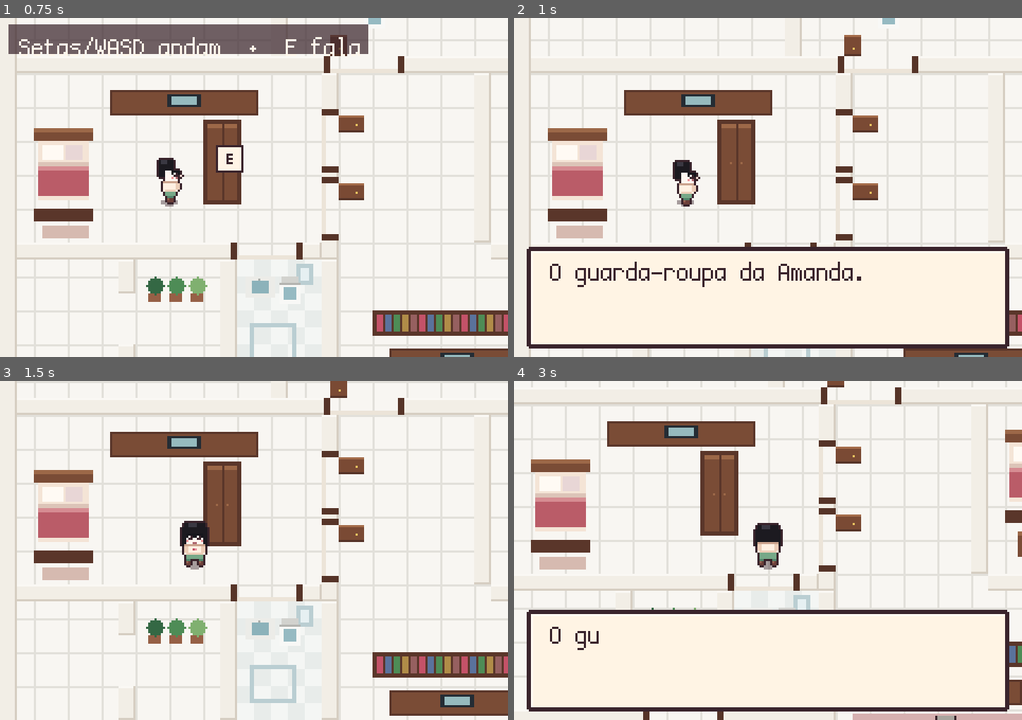
Above: before the commit, frames 1-4 (two rows, left to right).
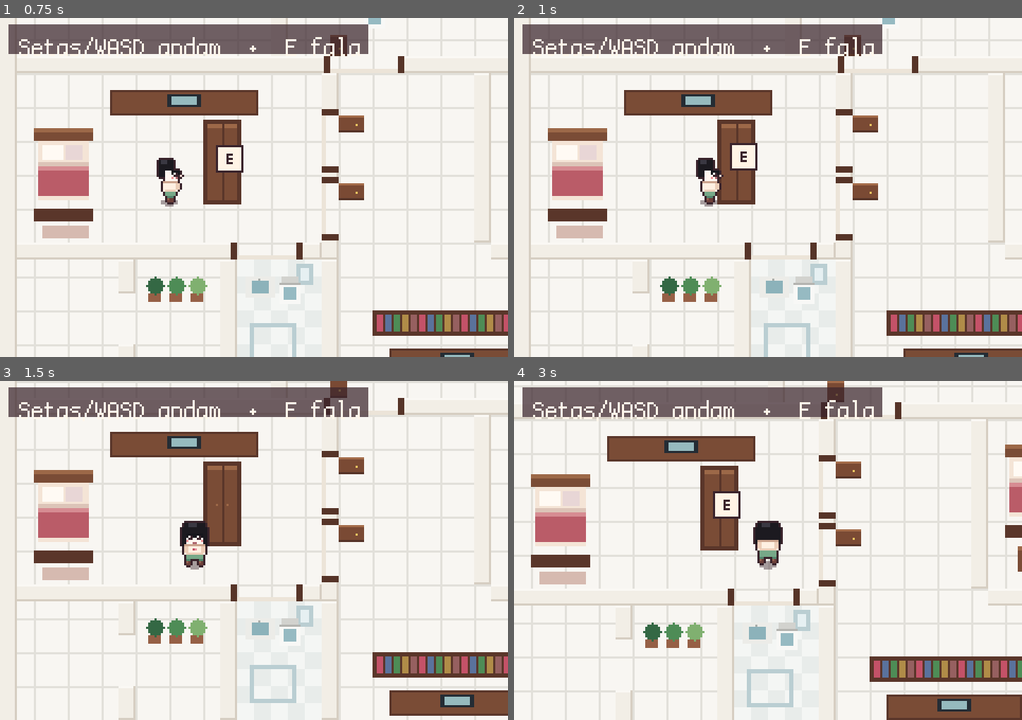
Above: after the commit, the same moments.

Repository: xandevmferreira/xandevmferreira
Game: Godot game, scene res://scenes/casa/casa.tscn
Two runs of this game, one before a commit and one after it. Both use one fixed random seed, a clock stepped at 60 frames per second and the inputs below.
Inputs (mouse positions are in pixels of both pictures, inside the frame that each line leads up to):
- Up to frame 1 (0.75 s): tap Enter at 0.5 s; move the mouse to (365, 170) at 0.52 s; hold D (move_right) from 0.53 s (still down); hold E (interact) from 0.53 s (still down); click (365, 170) at 0.67 s
- Up to frame 2 (1 s): keep holding D (move_right); keep holding E (interact); tap Space at 0.77 s; tap Z at 0.8 s
- Up to frame 3 (1.5 s): tap Space at 1.07 s; move the mouse to (152, 567) at 1.27 s; release D (move_right) at 1.28 s; release E (interact) at 1.28 s; hold S (move_down) from 1.28 s (still down); tap Z at 1.35 s
- Up to frame 4 (3 s): tap Space at 1.52, 1.82, 2 s; tap Enter at 1.55, 2.1 s; move the mouse to (818, 475) at 2.02 s; release S (move_down) at 2.03 s; hold D (move_right) 2.03-2.78 s; tap Keypad Enter at 2.3, 2.85 s; move the mouse to (742, 618) at 2.77 s; hold W (move_up) from 2.78 s (still down); click (742, 618) at 2.92 s

Frame 1 is identical in both runs. In frame 2, 16% of the frame differs, in the area x 1-98%, y 1-98%; in frame 3, 5.6%; in frame 4, 29%, in the area x 0-100%, y 0-100%.

Commit message:
Nomeia as falas e abre o consultório depois da UFPA.
As pessoas falam com o nome. Os textos descritivos saem do jogo. No consultório a Amanda passa café, atende o paciente e a Eli entrega o biscoito e o terceiro pedaço do coração.

Co-authored-by: Alexandre Ferreira <xandevmferreira@users.noreply.github.com>

Diff:
--- a/scenes/casa/casa.tscn
+++ b/scenes/casa/casa.tscn
@@ -93,17 +93,6 @@
 position = Vector2(0, -3)
 shape = SubResource("RectangleShape2D_vaso")
 
-[node name="Talk" type="Area2D" parent="Props/Plant"]
-position = Vector2(0, -6)
-collision_layer = 4
-collision_mask = 0
-monitoring = false
-script = ExtResource("6_falar")
-dialogue_id = "planta"
-
-[node name="CollisionShape2D" type="CollisionShape2D" parent="Props/Plant/Talk"]
-shape = SubResource("RectangleShape2D_planta")
-
 [node name="Talkers" type="Node2D" parent="."]
 
 [node name="Cama" type="Area2D" parent="Talkers"]
@@ -117,28 +106,6 @@
 [node name="CollisionShape2D" type="CollisionShape2D" parent="Talkers/Cama"]
 shape = SubResource("RectangleShape2D_cama")
 
-[node name="Piano" type="Area2D" parent="Talkers"]
-position = Vector2(28, 268)
-collision_layer = 4
-collision_mask = 0
-monitoring = false
-script = ExtResource("6_falar")
-dialogue_id = "piano"
-
-[node name="CollisionShape2D" type="CollisionShape2D" parent="Talkers/Piano"]
-shape = SubResource("RectangleShape2D_piano")
-
-[node name="Santos" type="Area2D" parent="Talkers"]
-position = Vector2(64, 259)
-collision_layer = 4
-collision_mask = 0
-monitoring = false
-script = ExtResource("6_falar")
-dialogue_id = "santos"
-
-[node name="CollisionShape2D" type="CollisionShape2D" parent="Talkers/Santos"]
-shape = SubResource("RectangleShape2D_santos")
-
 [node name="Sofa" type="Area2D" parent="Talkers"]
 position = Vector2(212, 254)
 collision_layer = 4
@@ -149,28 +116,6 @@
 
 [node name="CollisionShape2D" type="CollisionShape2D" parent="Talkers/Sofa"]
 shape = SubResource("RectangleShape2D_sofa")
-
-[node name="Cozinha" type="Area2D" parent="Talkers"]
-position = Vector2(420, 132)
-collision_layer = 4
-collision_mask = 0
-monitoring = false
-script = ExtResource("6_falar")
-dialogue_id = "cozinha"
-
-[node name="CollisionShape2D" type="CollisionShape2D" parent="Talkers/Cozinha"]
-shape = SubResource("RectangleShape2D_cozinha")
-
-[node name="Maquina" type="Area2D" parent="Talkers"]
-position = Vector2(408, 29)
-collision_layer = 4
-collision_mask = 0
-monitoring = false
-script = ExtResource("6_falar")
-dialogue_id = "maquina"
-
-[node name="CollisionShape2D" type="CollisionShape2D" parent="Talkers/Maquina"]
-shape = SubResource("RectangleShape2D_maquina")
 
 [node name="Mae" type="Area2D" parent="Talkers"]
 position = Vector2(374, 152)
--- /dev/null
+++ b/scenes/consultorio/consultorio.tscn
@@ -0,0 +1,102 @@
+[gd_scene load_steps=11 format=3 uid="uid://cconsultorio01"]
+
+[ext_resource type="Script" path="res://scripts/map.gd" id="1_map"]
+[ext_resource type="Texture2D" path="res://assets/maps/consultorio.png" id="2_mapa"]
+[ext_resource type="PackedScene" path="res://scenes/player/player.tscn" id="3_player"]
+[ext_resource type="Script" path="res://scripts/clinic.gd" id="4_clinica"]
+[ext_resource type="Texture2D" path="res://assets/sprites/paciente.png" id="5_paciente"]
+[ext_resource type="Texture2D" path="res://assets/sprites/eli.png" id="6_eli"]
+[ext_resource type="Script" path="res://scripts/feet_sprite.gd" id="7_pes"]
+[ext_resource type="Script" path="res://scripts/door.gd" id="8_porta"]
+
+[sub_resource type="RectangleShape2D" id="RectangleShape2D_pessoa"]
+size = Vector2(22, 18)
+
+[sub_resource type="RectangleShape2D" id="RectangleShape2D_cafe"]
+size = Vector2(36, 20)
+
+[sub_resource type="RectangleShape2D" id="RectangleShape2D_porta"]
+size = Vector2(28, 16)
+
+[node name="Consultorio" type="Node2D"]
+script = ExtResource("1_map")
+map_id = "clinica"
+
+[node name="Camera2D" type="Camera2D" parent="."]
+position = Vector2(120, 80)
+
+[node name="Background" type="Sprite2D" parent="."]
+texture_filter = 0
+texture = ExtResource("2_mapa")
+centered = false
+
+[node name="Walls" type="StaticBody2D" parent="."]
+collision_mask = 0
+
+[node name="Props" type="Node2D" parent="."]
+y_sort_enabled = true
+
+[node name="Player" parent="Props" instance=ExtResource("3_player")]
+position = Vector2(160, 148)
+
+[node name="Paciente" type="Area2D" parent="Props"]
+position = Vector2(78, 136)
+collision_layer = 4
+collision_mask = 0
+monitoring = false
+script = ExtResource("4_clinica")
+role = "paciente"
+
+[node name="Sprite" type="Sprite2D" parent="Props/Paciente"]
+texture_filter = 0
+texture = ExtResource("5_paciente")
+script = ExtResource("7_pes")
+
+[node name="CollisionShape2D" type="CollisionShape2D" parent="Props/Paciente"]
+position = Vector2(0, 6)
+shape = SubResource("RectangleShape2D_pessoa")
+
+[node name="Eli" type="Area2D" parent="Props"]
+position = Vector2(204, 120)
+collision_layer = 4
+collision_mask = 0
+monitoring = false
+script = ExtResource("4_clinica")
+role = "eli"
+
+[node name="Sprite" type="Sprite2D" parent="Props/Eli"]
+texture_filter = 0
+texture = ExtResource("6_eli")
+script = ExtResource("7_pes")
+
+[node name="CollisionShape2D" type="CollisionShape2D" parent="Props/Eli"]
+position = Vector2(0, 6)
+shape = SubResource("RectangleShape2D_pessoa")
+
+[node name="Cafe" type="Area2D" parent="."]
+position = Vector2(250, 96)
+collision_layer = 4
+collision_mask = 0
+monitoring = false
+script = ExtResource("4_clinica")
+role = "cafe"
+
+[node name="CollisionShape2D" type="CollisionShape2D" parent="Cafe"]
+shape = SubResource("RectangleShape2D_cafe")
+
+[node name="Door" type="Area2D" parent="."]
+position = Vector2(160, 176)
+collision_layer = 0
+collision_mask = 2
+monitorable = false
+script = ExtResource("8_porta")
+target_scene = "res://scenes/rua/rua.tscn"
+target_spawn = "from_clinica"
+
+[node name="CollisionShape2D" type="CollisionShape2D" parent="Door"]
+shape = SubResource("RectangleShape2D_porta")
+
+[node name="Spawns" type="Node2D" parent="."]
+
+[node name="default" type="Marker2D" parent="Spawns"]
+position = Vector2(160, 148)
--- a/scenes/rua/rua.tscn
+++ b/scenes/rua/rua.tscn
@@ -79,17 +79,6 @@
 position = Vector2(0, -3)
 shape = SubResource("RectangleShape2D_flores_solido")
 
-[node name="Talk" type="Area2D" parent="Props/Flowers"]
-position = Vector2(0, -4)
-collision_layer = 4
-collision_mask = 0
-monitoring = false
-script = ExtResource("10_falar")
-dialogue_id = "flores"
-
-[node name="CollisionShape2D" type="CollisionShape2D" parent="Props/Flowers/Talk"]
-shape = SubResource("RectangleShape2D_flores")
-
 [node name="Cat" type="Node2D" parent="Props"]
 position = Vector2(120, 162)
 
@@ -106,16 +95,6 @@
 [node name="CollisionShape2D" type="CollisionShape2D" parent="Props/Cat/Solid"]
 position = Vector2(0, -3)
 shape = SubResource("RectangleShape2D_gato_solido")
-
-[node name="Talk" type="Area2D" parent="Props/Cat"]
-collision_layer = 4
-collision_mask = 0
-monitoring = false
-script = ExtResource("10_falar")
-dialogue_id = "gato"
-
-[node name="CollisionShape2D" type="CollisionShape2D" parent="Props/Cat/Talk"]
-shape = SubResource("RectangleShape2D_gato")
 
 [node name="Bench" type="Node2D" parent="Props"]
 position = Vector2(230, 164)
@@ -218,3 +197,6 @@
 
 [node name="from_ufpa" type="Marker2D" parent="Spawns"]
 position = Vector2(340, 86)
+
+[node name="from_clinica" type="Marker2D" parent="Spawns"]
+position = Vector2(340, 86)
--- a/scenes/universidade/universidade.tscn
+++ b/scenes/universidade/universidade.tscn
@@ -98,7 +98,6 @@
 script = ExtResource("9_coracao")
 piece_id = "ufpa"
 needs_exercise = false
-line_id = "coracao2"
 
 [node name="Sprite" type="Sprite2D" parent="Heart"]
 texture_filter = 0
@@ -113,8 +112,8 @@
 collision_mask = 2
 monitorable = false
 script = ExtResource("11_porta")
-target_scene = "res://scenes/rua/rua.tscn"
-target_spawn = "from_ufpa"
+target_scene = "res://scenes/consultorio/consultorio.tscn"
+target_spawn = "default"
 
 [node name="CollisionShape2D" type="CollisionShape2D" parent="Door"]
 shape = SubResource("RectangleShape2D_porta")
--- /dev/null
+++ b/scripts/clinic.gd
@@ -0,0 +1,30 @@
+extends Interactable
+
+## Café, paciente e a Eli, nesta ordem.
+
+@export_enum("cafe", "paciente", "eli") var role := "cafe"
+
+func interact() -> void:
+	match role:
+		"cafe":
+			if Game.coffee_ready:
+				Game.start_dialogue(Story.lines_for("cafe_pronto"))
+			else:
+				Game.coffee_ready = true
+				Game.start_dialogue(Story.lines_for("cafe"))
+		"paciente":
+			if not Game.coffee_ready:
+				Game.start_dialogue(Story.lines_for("paciente_espera"))
+			elif Game.session_done:
+				Game.start_dialogue(Story.lines_for("paciente_fim"))
+			else:
+				Game.session_done = true
+				Game.start_dialogue(Story.lines_for("paciente"))
+		"eli":
+			if not Game.session_done:
+				Game.start_dialogue(Story.lines_for("eli_espera"))
+			elif Game.has_heart("eli"):
+				Game.start_dialogue(Story.lines_for("eli_depois"))
+			else:
+				Game.collect_heart("eli")
+				Game.start_dialogue(Story.lines_for("eli"))
--- /dev/null
+++ b/scripts/consultorio_walls.gd
@@ -0,0 +1,18 @@
+class_name ConsultorioWalls
+extends RefCounted
+
+## Paredes do consultório. Sai de tools/generate_art.py.
+
+const SIZE := Vector2i(320, 180)
+
+const RECTS: Array[Rect2] = [
+	Rect2(0, 0, 320, 8),
+	Rect2(0, 8, 8, 164),
+	Rect2(312, 8, 8, 164),
+	Rect2(0, 172, 136, 8),
+	Rect2(184, 172, 136, 8),
+	Rect2(44, 54, 96, 34),
+	Rect2(214, 22, 90, 46),
+	Rect2(18, 22, 22, 24),
+	Rect2(156, 68, 28, 26),
+]
--- a/scripts/exercise.gd
+++ b/scripts/exercise.gd
@@ -4,15 +4,13 @@
 
 func interact() -> void:
 	if Game.exercised:
-		Game.start_dialogue(Story.lines_for("exercicio_fim"))
 		return
 	_count += 1
 	if _count < 3:
-		Game.start_dialogue(PackedStringArray(["Série %d de 3. Mais uma." % _count]))
+		Game.start_dialogue(PackedStringArray(["Alex: Mais uma!"]))
 		return
 	Game.exercised = true
 	var heart := get_parent().get_node_or_null("Heart")
 	if heart:
 		heart.visible = true
 		heart.collision_layer = 4
-	Game.start_dialogue(Story.lines_for("exercicio_fim"))
--- a/scripts/game.gd
+++ b/scripts/game.gd
@@ -43,8 +43,9 @@
 var dressed := false
 var henrique_joined := false
 var ufpa_arrived := false
+var coffee_ready := false
+var session_done := false
 var _hearts := {}
-var _said_gate := false
 var _spawn_used := ""
 var _car: Node2D
 var _after_close := ""
@@ -113,10 +114,8 @@
 			arrive_gym()
 		elif scene.name == "Rua" and _spawn_used == "from_academia" and not mission_ufpa:
 			mission_ufpa = true
-			start_dialogue(Story.lines_for("missao_ufpa"))
 		elif scene.name == "Universidade" and not ufpa_arrived:
 			ufpa_arrived = true
-			start_dialogue(Story.lines_for("ufpa_chegada"))
 	)
 
 func set_prompt(anchor: Vector2, show: bool) -> void:
@@ -224,9 +223,7 @@
 	if driving or dialogue_open or transitioning:
 		return
 	_car = car
-	_after_close = "enter_car"
-	var fala := "creta_ufpa" if henrique_joined else "creta"
-	start_dialogue(Story.lines_for(fala))
+	_start_drive()
 
 func end_drive() -> void:
 	if not driving or _car == null:
@@ -249,12 +246,7 @@
 	if gym_arrived:
 		return
 	gym_arrived = true
-	var made_it := gym_left > 0.0
 	gym_left = 0.0
-	if made_it:
-		start_dialogue(Story.lines_for("academia_tempo"))
-	elif gym_late or phone_read:
-		start_dialogue(Story.lines_for("academia_atraso"))
 
 func has_heart(piece_id: String) -> bool:
 	return _hearts.has(piece_id)
@@ -271,13 +263,9 @@
 	if player and player.has_method("apply_outfit"):
 		player.apply_outfit("elegante")
 	_show_puf()
-	start_dialogue(Story.lines_for("puf"))
 
 func remind_gate() -> void:
-	if _said_gate or henrique_joined or blocks_player():
-		return
-	_said_gate = true
-	start_dialogue(Story.lines_for("ufpa_cedo"))
+	pass
 
 func go_university() -> void:
 	if transitioning or not henrique_joined:
--- a/scripts/heart_piece.gd
+++ b/scripts/heart_piece.gd
@@ -2,7 +2,6 @@
 
 @export var piece_id := "academia"
 @export var needs_exercise := true
-@export var line_id := "coracao"
 
 func _ready() -> void:
 	super()
@@ -16,4 +15,3 @@
 	Game.collect_heart(piece_id)
 	visible = false
 	collision_layer = 0
-	Game.start_dialogue(Story.lines_for(line_id))
--- a/scripts/map.gd
+++ b/scripts/map.gd
@@ -23,6 +23,8 @@
 		_follow_player(CidadeWalls.SIZE)
 	elif map_id == "ufpa":
 		_follow_player(UfpaWalls.SIZE)
+	elif map_id == "clinica":
+		_follow_player(ConsultorioWalls.SIZE)
 	Game.on_map_ready($Props/Player, $Spawns)
 
 func _follow_player(map_size: Vector2i) -> void:
@@ -45,6 +47,8 @@
 		rects = ACADEMIA_WALLS
 	elif map_id == "ufpa":
 		rects = UfpaWalls.RECTS
+	elif map_id == "clinica":
+		rects = ConsultorioWalls.RECTS
 	var body := $Walls as StaticBody2D
 	for rect: Rect2 in rects:
 		var shape := RectangleShape2D.new()
--- a/scripts/story.gd
+++ b/scripts/story.gd
@@ -1,137 +1,88 @@
 class_name Story
 extends RefCounted
 
-## Textos do protótipo.
+## Falas do jogo.
 ##
-## Cada chave é um objeto do mapa. A lista é a sequência de falas:
-## cada item aparece sozinho e avança com E, Z, Enter ou Espaço.
-##
-## A última fala de "presente" é o cartão no banco.
-## Troque por o que você quiser dizer.
+## Pessoa: "Nome: fala". Cada item é uma fala e avança com E, Z, Enter ou Espaço.
+## A cama, a placa e o cartão não são gente.
 
 const DIALOGUES := {
 	"cama": [
 		"A cama está arrumada.",
 		"Alguém que dormiu aqui arrumou antes de sair.",
 	],
-	"piano": [
-		"O piano sem cauda, encostado na sala.",
-	],
-	"santos": [
-		"Os santos católicos, na estante.",
-	],
-	"sofa": [
-		"O sofá da sala, de frente para a TV.",
-	],
-	"cozinha": [
-		"A cozinha. As lajotas da parede são marrom claro.",
-		"A bancada americana separa a mesa do fogão.",
-	],
-	"maquina": [
-		"A máquina de lavar, na lavanderia.",
-	],
-	"planta": [
-		"As plantas, num canto da sala.",
-	],
-	"flores": [
-		"Flores recém-cortadas, ao lado da porta.",
-		"São as que você sempre para para olhar.",
-	],
-	"gato": [
-		"Um gato listrado pisca devagar, como quem guarda um segredo.",
-		"Ele olha para o banco e mia baixinho.",
-	],
 	"celular": [
-		"O celular acende.",
-		"ALEX: Meu bem vc nao vem treinar?",
-	],
-	"creta": [
-		"Você entra no Creta preto. A academia é logo ali.",
-	],
-	"academia_tempo": [
-		"A academia é do lado da casa. O Alex nem acredita.",
-	],
-	"academia_atraso": [
-		"Chegou. O cronômetro já tinha virado piada.",
+		"Alex: Meu bem vc nao vem treinar?",
 	],
 	"alex_alongou": [
-		"ALEX: amor, eu já alonguei.",
-	],
-	"exercicio_fim": [
-		"Acabou o exercício.",
-		"Um pedaço do coração apareceu na academia.",
-	],
-	"coracao": [
-		"Um quarto do coração.",
-		"É o primeiro pedaço. O resto ainda está na cidade.",
+		"Alex: amor, eu já alonguei.",
 	],
 	"pai": [
 		"Pai: No Quixote, o amor às vezes voa.",
-		"Às vezes anda. Ninguém o alcança, nem lhe escapa.",
+		"Pai: Às vezes anda. Ninguém o alcança, nem lhe escapa.",
 	],
 	"mae": [
-		"Bom dia filhota! Deus te abençoe.",
+		"Mãe: Bom dia filhota!",
+		"Mãe: Deus te abençoe.",
 	],
 	"cachorra": [
-		"Me leva pra passear humana!",
+		"Pretinha: Me leva pra passear humana!",
 	],
 	"alex1": [
-		"Vamos lá! Ta leve!",
+		"Alex: Vamos lá! Ta leve!",
 	],
 	"alex2": [
-		"Isso! Mais uma, campeã!",
+		"Alex: Isso! Mais uma, campeã!",
 	],
 	"alex3": [
-		"Leve demais! Quase voando!",
+		"Alex: Leve demais! Quase voando!",
 	],
 	"alex4": [
-		"Você consegue! Eu acredito!",
-	],
-	"armario": [
-		"O guarda-roupa da Amanda.",
-	],
-	"armario_pronta": [
-		"A roupa preta já está no corpo.",
-	],
-	"puf": [
-		"PUF.",
-		"Roupa preta e joias douradas. Pronta pra UFPA.",
-	],
-	"missao_ufpa": [
-		"Hora de ir pra casa e se arrumar.",
-		"Hoje tem aula na UFPA.",
+		"Alex: Você consegue! Eu acredito!",
 	],
 	"henrique": [
-		"Amiga, tu nem sabe!",
-		"Entra no Creta. Eu vou junto.",
-	],
-	"creta_ufpa": [
-		"Henrique sobe junto. A UFPA é seguindo a rua.",
-	],
-	"ufpa_cedo": [
-		"A UFPA fica pra lá. O Henrique ainda não veio.",
-	],
-	"ufpa_chegada": [
-		"A UFPA. O rio passa atrás da Pedagogia.",
+		"Henrique: Amiga, tu nem sabe!",
+		"Henrique: Entra no Creta. Eu vou junto.",
 	],
 	"placa": [
 		"Só os melhores chegam aqui.",
 	],
 	"ernani": [
-		"Amiga, vc é a aluna mais elegante da universidade!",
+		"Ernani: Amiga, vc é a aluna mais elegante da universidade!",
 	],
 	"breno": [
-		"Amanda, começa a escrever!!!!",
-	],
-	"coracao2": [
-		"Outro quarto do coração.",
-		"Já são dois. O resto ainda está na cidade.",
+		"Breno: Amanda, começa a escrever!!!!",
 	],
 	"presente": [
-		"Uma caixinha amarrada com fita está em cima do banco.",
-		"Você abre o cartão.",
 		"Feliz aniversário.",
 		"Eu quis te dar um lugar pequeno para começar este dia.",
+	],
+	"cafe": [
+		"Amanda: Café passado.",
+	],
+	"cafe_pronto": [
+		"Amanda: O café já está pronto.",
+	],
+	"paciente_espera": [
+		"Paciente: Sem café eu não começo.",
+	],
+	"paciente": [
+		"Paciente: A vida está um peso.",
+		"Paciente: Nada do que eu faço serve.",
+		"Amanda: O desejo é o desejo do Outro.",
+	],
+	"paciente_fim": [
+		"Paciente: Vou pensar nisso.",
+	],
+	"eli_espera": [
+		"Eli: Atende ele. Eu te espero.",
+	],
+	"eli": [
+		"Eli: Um biscoito de um passeio comum na Grécia.",
+		"Eli: E o terceiro pedaço do coração.",
+	],
+	"eli_depois": [
+		"Eli: O biscoito ainda está quentinho.",
 	],
 }
 
--- a/scripts/wardrobe.gd
+++ b/scripts/wardrobe.gd
@@ -3,9 +3,5 @@
 ## O guarda-roupa troca a roupa quando já existe a missão da UFPA.
 
 func interact() -> void:
-	if Game.dressed:
-		Game.start_dialogue(Story.lines_for("armario_pronta"))
-	elif Game.mission_ufpa:
+	if Game.mission_ufpa and not Game.dressed:
 		Game.transform_outfit()
-	else:
-		Game.start_dialogue(Story.lines_for("armario"))
--- a/tools/smoke_test.gd
+++ b/tools/smoke_test.gd
@@ -59,7 +59,7 @@
 		if _game.dialogue_open:
 			_fail("a fala da cama não terminou")
 
-	casa.get_node("Talkers/Cozinha").interact()
+	casa.get_node("Talkers/Mae").interact()
 	await process_frame
 	_press_interact()
 	for _frame in 2:
@@ -190,16 +190,8 @@
 	for _i in 4:
 		await physics_frame
 	_press_interact()
-	for _frame in 4:
-		await process_frame
-	if not _game.dialogue_open:
-		_fail("o Creta não abriu")
-		return
-	var guard := 0
-	while _game.dialogue_open and guard < 6:
-		_press_interact()
-		await process_frame
-		guard += 1
+	for _frame in 6:
+		await process_frame
 	if not _game.is_driving():
 		_fail("não entrou no Creta")
 		return
@@ -300,10 +292,9 @@
 		_fail("não saiu da academia")
 		return
 	await create_timer(0.55).timeout
-	if not _game.mission_ufpa or not _game.dialogue_open:
+	if not _game.mission_ufpa:
 		_fail("a missão da UFPA não abriu")
 		return
-	await _close_talk()
 	_game.request_scene("res://scenes/casa/casa.tscn", "default")
 	if not await _await_scene("Casa"):
 		_fail("não voltou para se arrumar")
@@ -361,10 +352,55 @@
 		_fail("o professor Breno não falou")
 		return
 	await _close_talk()
+	var porta = current_scene.get_node("Door")
+	if not String(porta.target_scene).contains("consultorio"):
+		_fail("a saída da UFPA não vai ao consultório")
+		return
 	current_scene.get_node("Heart").interact()
 	await process_frame
 	if _game.heart_pieces != 2:
 		_fail("não achou o segundo coração: %s" % _game.heart_pieces)
+		return
+	_game.request_scene("res://scenes/consultorio/consultorio.tscn", "default")
+	if not await _await_scene("Consultorio"):
+		_fail("não chegou no consultório")
+		return
+	await create_timer(0.45).timeout
+	await _shot(current_scene, "/tmp/art-preview/godot_consultorio.png")
+	current_scene.get_node("Props/Paciente").interact()
+	await process_frame
+	if not await _seen("Sem café"):
+		_fail("o paciente entrou sem café")
+		return
+	await _close_talk()
+	current_scene.get_node("Cafe").interact()
+	await process_frame
+	if not await _seen("Café passado"):
+		_fail("o café não saiu")
+		return
+	await _close_talk()
+	if not _game.coffee_ready:
+		_fail("o café não ficou pronto")
+		return
+	current_scene.get_node("Props/Paciente").interact()
+	await process_frame
+	if not await _seen("desejo do Outro"):
+		_fail("a frase do Lacan não apareceu")
+		return
+	await _shot(current_scene, "/tmp/art-preview/godot_paciente.png")
+	await _close_talk()
+	if not _game.session_done:
+		_fail("a sessão não terminou")
+		return
+	current_scene.get_node("Props/Eli").interact()
+	await process_frame
+	if not await _seen("passeio comum"):
+		_fail("a Eli não entregou o biscoito")
+		return
+	await _shot(current_scene, "/tmp/art-preview/godot_eli.png")
+	await _close_talk()
+	if _game.heart_pieces != 3:
+		_fail("não recebeu o 3/4 do coração: %s" % _game.heart_pieces)
 
 func _seen(snippet: String) -> bool:
 	var guard := 0
Binary file added: assets/maps/consultorio.png
Not shown, added: assets/maps/consultorio.png.import
Binary file added: assets/sprites/eli.png
Not shown, added: assets/sprites/eli.png.import
Binary file added: assets/sprites/paciente.png
Not shown, added: assets/sprites/paciente.png.import
Not shown, added: scripts/clinic.gd.uid
Not shown, added: scripts/consultorio_walls.gd.uid
Not shown, changed: docs/casa.md
Not shown, changed: jogar/Jogar.pck
